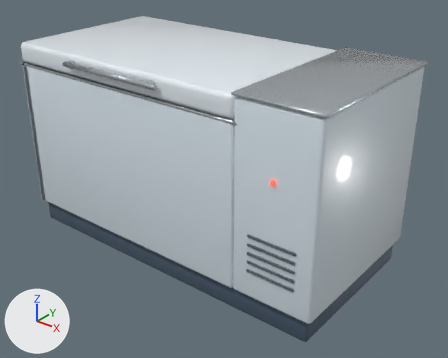
Two versions of the Blender file blender/freezer.blend, one commit apart.
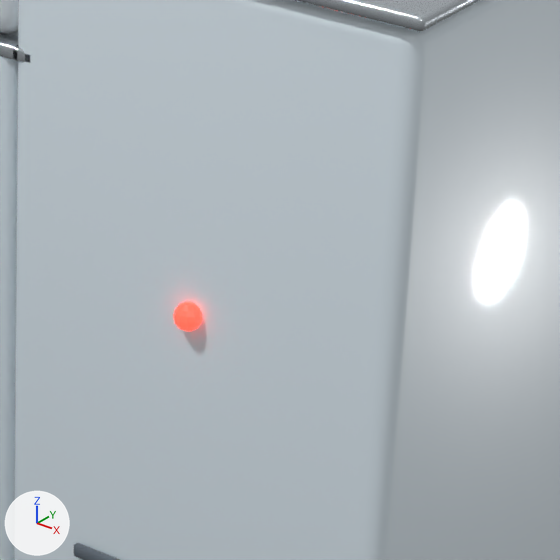
Each version appears first whole from a 50 mm lens placed at (1.585, -1.885, 1.49), pointed at (0.084, -0.009, 0.326), and next in a close-up on the part from 51% to 80% of the width and 31% to 67% of the height. Lighting does not change. The marker at lower left points along +X, +Y and +Z. The first two pictures are the older version.

The scene before the commit, as lines of its bpy script (objects in view):
```python
me_freezerbody = bpy.data.meshes.new('FreezerBody')
me_freezerbody.from_pydata(...)  # 958 vertices, 966 faces; spans x -0.76..0.75, y -0.39..0.38, z 0.0..0.87
# faces by material slot: [54, 392, 24, 270, 130, 96]
me_freezerbody.materials.append(mat_fzplinth)  # dark blue #46576a
me_freezerbody.materials.append(mat_fzenamel)  # white #dce9f1
me_freezerbody.materials.append(mat_fzliner)  # white #eef6fb
me_freezerbody.materials.append(mat_fzsteel)  # light grey #cdd5db
me_freezerbody.materials.append(mat_fzgasket)  # greyish blue #5a646e
me_freezerbody.materials.append(mat_fzlamp)  # red #ff4a3a, glowing red #ff4a3a
ob_freezerbody = bpy.data.objects.new('FreezerBody', me_freezerbody)
ob_freezerbody.parent = ob_freezer
ob_freezerbody.location = (0.0, 0.0, 0.0)
```
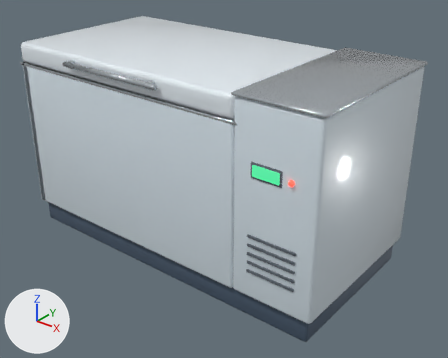
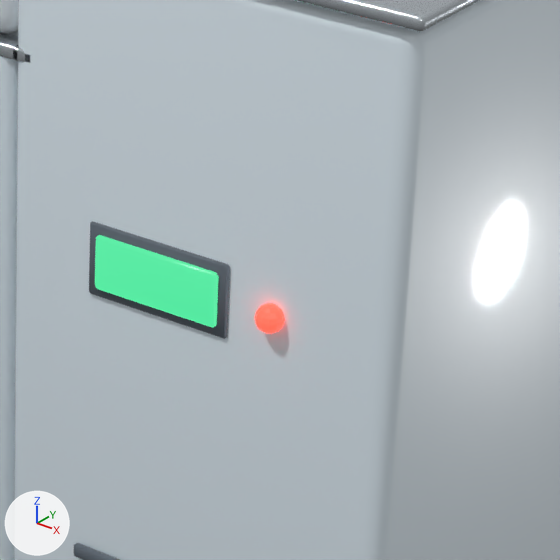
Changed parts and their boxes [x1, y1, x2, y2] in the close-ups (560 x 560 px):
part 1 of me_freezerbody, built on
    before: [176, 302, 202, 331]
    after: [89, 221, 281, 339]

The edits, one by one:
Material 'FzLcd' (mat_fzlcd) is new.
Its base color is (0.0116, 0.0232, 0.0176) (black #1c2a24).
Its roughness is 0.3.
Its emission color is (0.102, 1.0, 0.434) (green #5affb0).
Its emission strength is 0.8.
me_freezerbody is used by ob_freezerbody; parent ob_freezer; location (0.0, 0.0, 0.0).
me_freezerbody had 958 vertices, 966 faces and spanned x -0.76..0.75, y -0.39..0.38, z 0.0..0.87.
me_freezerbody now has 1006 vertices, 1018 faces and spans x -0.76..0.75, y -0.39..0.38, z 0.0..0.87.
Part 1, on me_freezerbody:
21 vertices are removed from x 0.58..0.59, y -0.38..-0.37, z 0.59..0.61.
55 faces are deleted.
6 vertices in x 0.58, y -0.37, z 0.59..0.61 move by (0.07, -0.01, 0.02).
5 vertices in x 0.58, y -0.38, z 0.59..0.61 move by (0.07, 0.01, 0.02).
4 vertices in x 0.57..0.58, y -0.37, z 0.59..0.61 move by (0.08, 0.0, 0.02).
4 vertices in x 0.57, y -0.37, z 0.6..0.61 move by (0.09, 0.0, 0.01).
4 vertices in x 0.57, y -0.37, z 0.6 move by (0.09, 0.0, 0.02).
4 vertices in x 0.59, y -0.38, z 0.6 move by (0.05, 0.01, 0.02).
38 vertices move from x 0.57..0.59, y -0.39..-0.36, z 0.59..0.61 to x 0.61..0.66, y -0.38..-0.36, z 0.59..0.63.
63 vertices are added at x 0.49..0.65, y -0.39..-0.37, z 0.59..0.65.
6 new vertices lie (0.0, 0.0, 0.06) away from vertices in x 0.49..0.61, y -0.38..-0.37, z 0.59.
26 new faces join them, mat_fzlcd (black #1c2a24, glowing green #5affb0), smooth.
26 new faces join them, mat_fzgasket (greyish blue #5a646e), smooth.
55 new faces join them, mat_fzlamp (red #ff4a3a, glowing red #ff4a3a).
me_freezerbody gains material mat_fzlcd (black #1c2a24, glowing green #5affb0).
